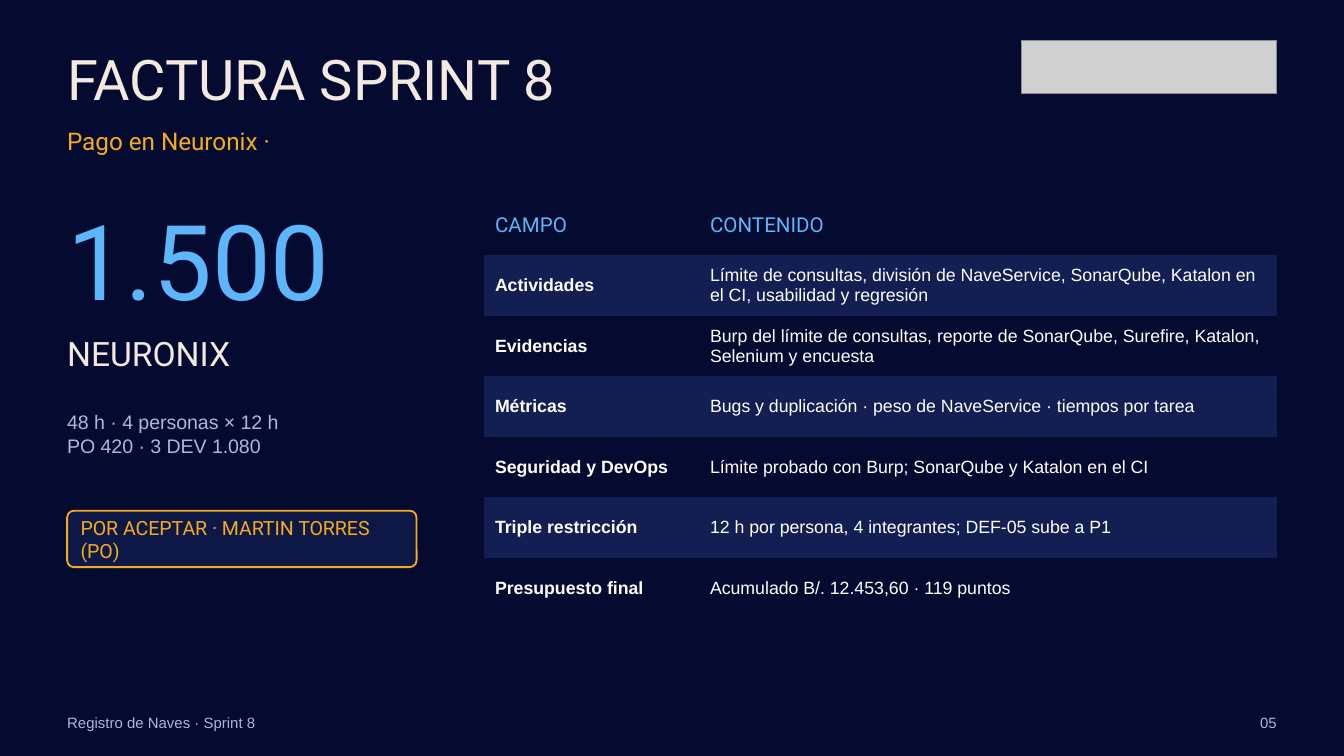
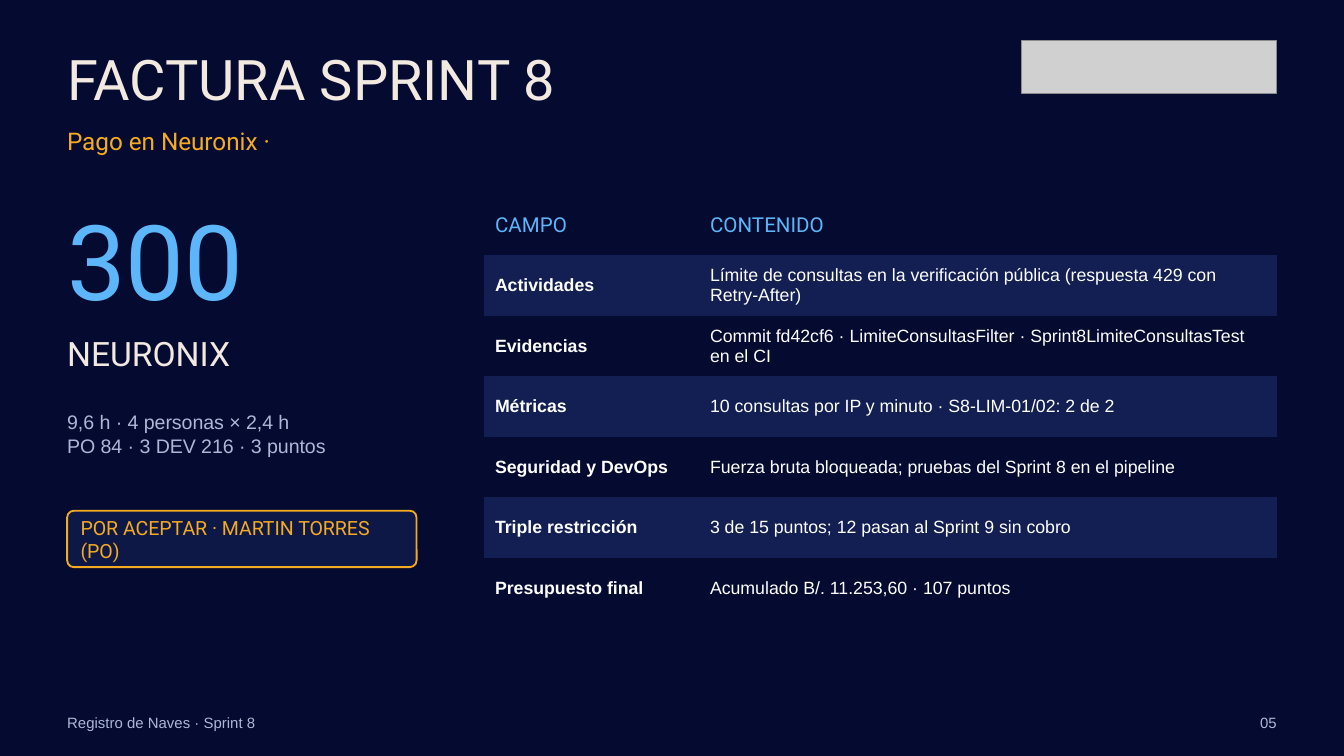
Before and after one commit to torres-martin/registro-maritimo-digital, a slide deck: slide 5 of docs/Sprint8-RegistroNaves.pptx. Drawn at 1344x756 pixels with LibreOffice and Linux fonts; fonts in the diff are those of the drawing; grey boxes stand for pictures. Boxes give left, top, right and bottom in pixels: in the first picture for what was removed or moved away, otherwise in the second. Text is boxed around its words. In the diff, an @@ line names an element or a change of style, - is before the commit and + after.

```diff
--- a/docs/Sprint8-RegistroNaves.pptx
+++ b/docs/Sprint8-RegistroNaves.pptx
@@ table at (x1=484, y1=195, x2=1277, y2=618) @@
-row 2, column 2: Límite de consultas, división de NaveService, SonarQube, Katalon en el CI, usabilidad y regresión
+row 2, column 2: Límite de consultas en la verificación pública (respuesta 429 con Retry-After)
-row 3, column 2: Burp del límite de consultas, reporte de SonarQube, Surefire, Katalon, Selenium y encuesta
+row 3, column 2: Commit fd42cf6 · LimiteConsultasFilter · Sprint8LimiteConsultasTest en el CI
-row 4, column 2: Bugs y duplicación · peso de NaveService · tiempos por tarea
+row 4, column 2: 10 consultas por IP y minuto · S8-LIM-01/02: 2 de 2
-row 5, column 2: Límite probado con Burp; SonarQube y Katalon en el CI
+row 5, column 2: Fuerza bruta bloqueada; pruebas del Sprint 8 en el pipeline
-row 6, column 2: 12 h por persona, 4 integrantes; DEF-05 sube a P1
+row 6, column 2: 3 de 15 puntos; 12 pasan al Sprint 9 sin cobro
-row 7, column 2: Acumulado B/. 12.453,60 · 119 puntos
+row 7, column 2: Acumulado B/. 11.253,60 · 107 puntos
@@ text at (x1=67, y1=224, x2=243, y2=301): text changed @@
-1.500
+300
@@ text at (x1=67, y1=415, x2=325, y2=457): text changed @@
-48 h · 4 personas × 12 h
-PO 420 · 3 DEV 1.080
+9,6 h · 4 personas × 2,4 h
+PO 84 · 3 DEV 216 · 3 puntos
```
Also in this commit, not shown: 5 other slides changed, 1 other file.
